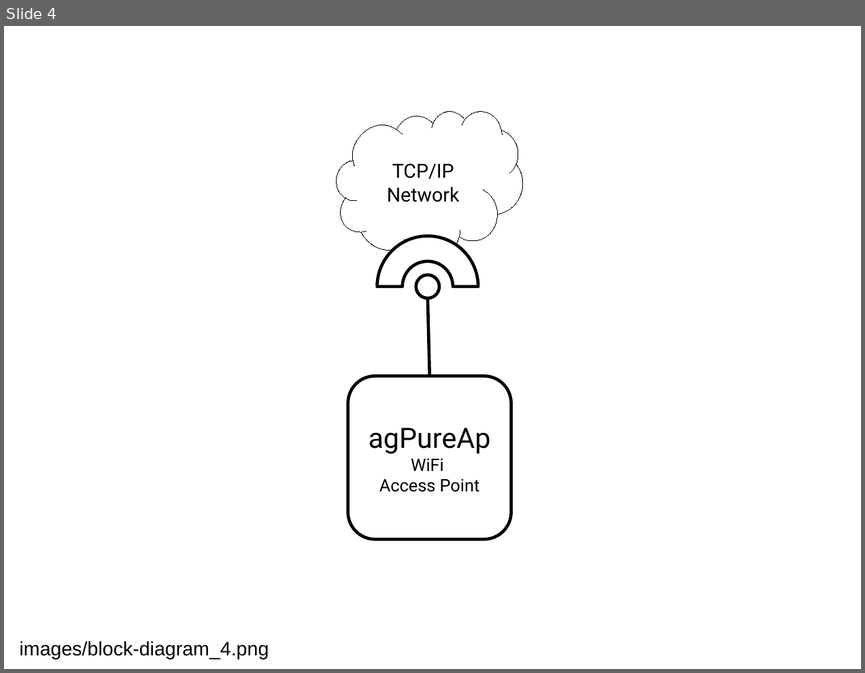
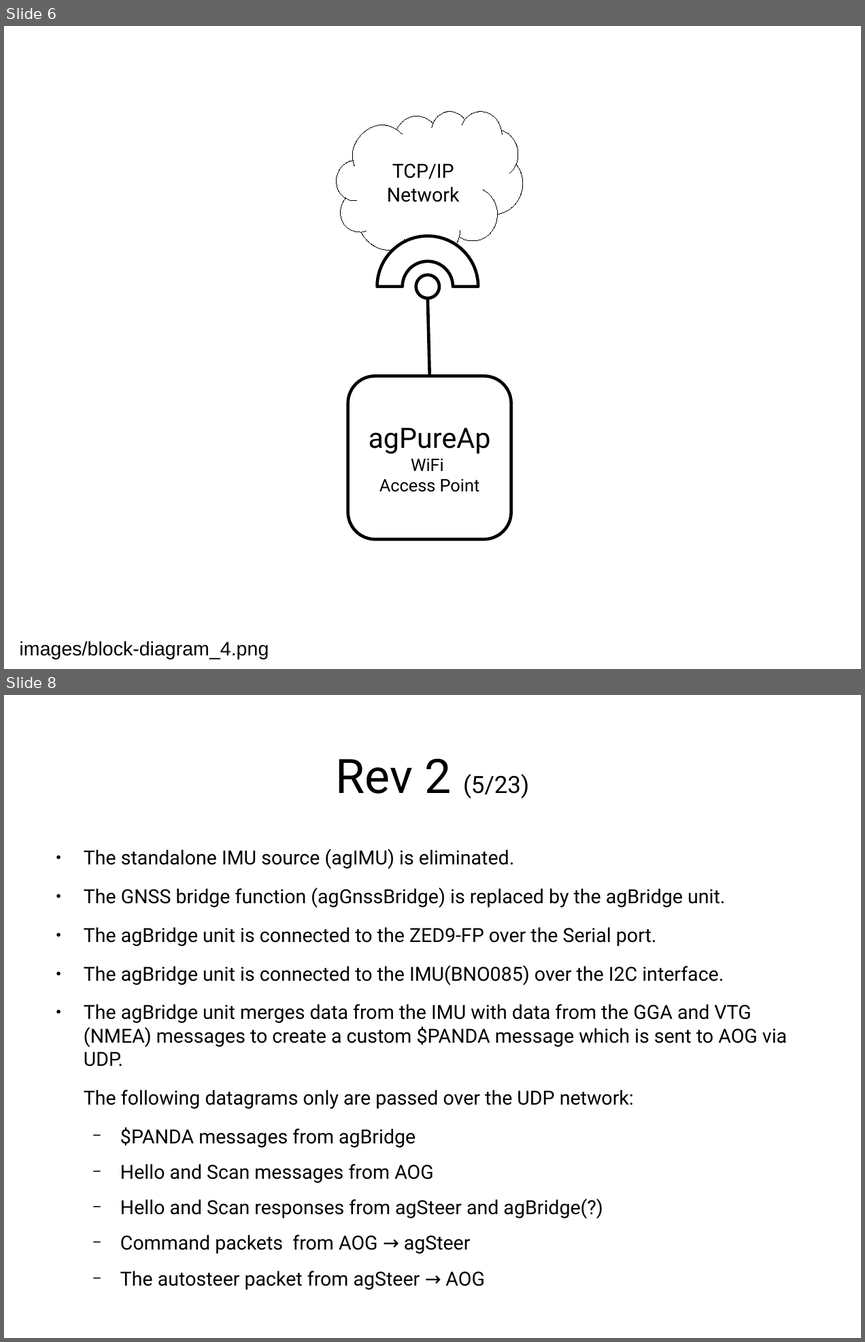
Before and after one commit to charliewprice/AgHolobox, a slide deck: assets/block-diagrams.odp. Shown one above the other, each under a label of ours: slide 4 before the commit, slides 6 and 8 after it; the slides between them are not shown. The pictures are 865x673 and 865x1342 pixels, drawn with LibreOffice and Linux fonts; fonts in the diff are those of the drawing. Boxes give left, top, right and bottom in pixels: in the first picture for what was removed or moved away, otherwise in the second. Text is boxed around its words. In the diff, an @@ line names an element or a change of style, - is before the commit and + after.

Commit message:
#1 panda updates

```diff
--- a/assets/block-diagrams.odp
+++ b/assets/block-diagrams.odp
@@ slide 8 added at (4, 695, 861, 1338), background #FFFFFF @@
@@ title added at (336, 758, 529, 798), 22 pt, text #000000 @@
+Rev 2 (5/23)
@@ text added at (84, 849, 787, 1289), 18 pt, text #000000 @@
+● The standalone IMU source (agIMU) is eliminated.
+● The GNSS bridge function (agGnssBridge) is replaced by the agBridge unit.
+● The agBridge unit is connected to the ZED9-FP over the Serial port.
+● The agBridge unit is connected to the IMU(BNO085) over the I2C interface.
+● The agBridge unit merges data from the IMU with data from the GGA and VTG (NMEA) messages to create a custom $PANDA message which is sent to AOG via UDP.
+The following datagrams only are passed over the UDP network:
+  − $PANDA messages from agBridge
+  − Hello and Scan messages from AOG
+  − Hello and Scan responses from agSteer and agBridge(?)
+  − Command packets from AOG → agSteer
+  − The autosteer packet from agSteer → AOG
@@ what was slide 4 is now slide 6 @@
```
Also in this commit, not shown: 2 slides changed, 3 other slides added.
